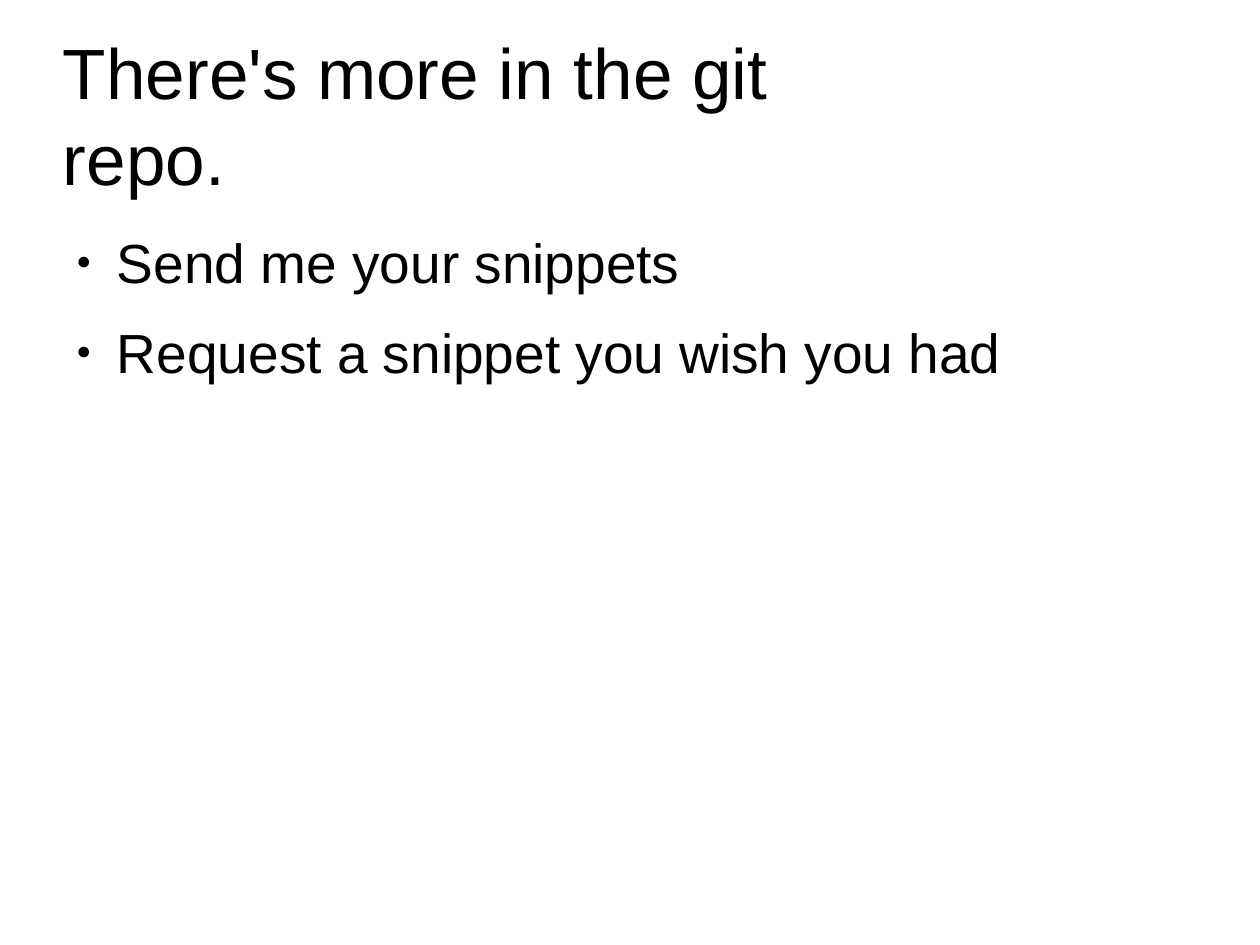
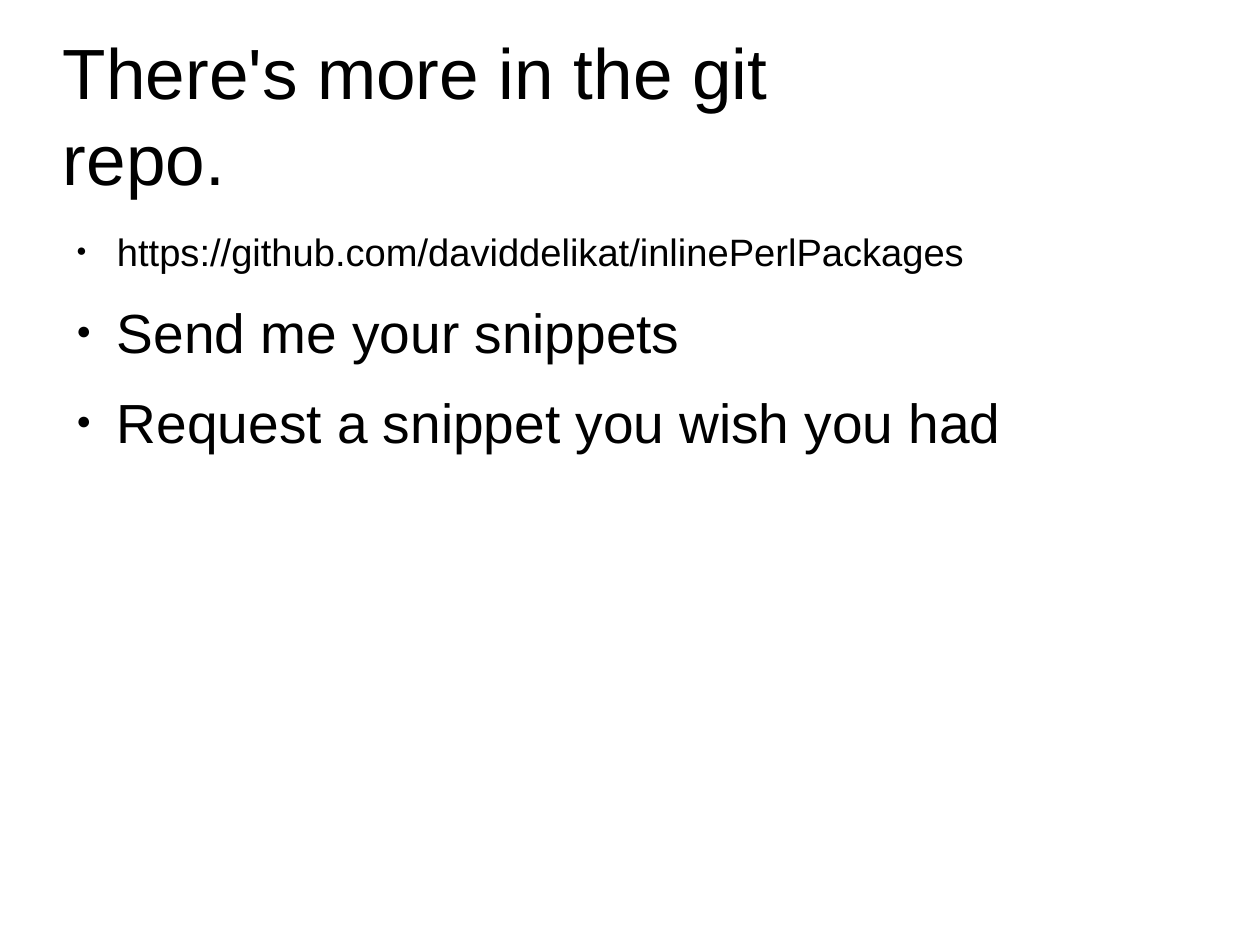
Before and after one commit to daviddelikat/inlinePerlPackages, a slide deck: slide 20 of docs/presentation.odp. Drawn at 1260x945 pixels with LibreOffice and Linux fonts; fonts in the diff are those of the drawing; background and template pictures are left out. Boxes give left, top, right and bottom in pixels: in the first picture for what was removed or moved away, otherwise in the second. Text is boxed around its words. In the diff, an @@ line names an element or a change of style, - is before the commit and + after.

```diff
--- a/docs/presentation.odp
+++ b/docs/presentation.odp
@@ text at (x1=117, y1=238, x2=964, y2=274): paragraph added @@
+● https://github.com/daviddelikat/inlinePerlPackages
```
Also in this commit, not shown: 3 other slides changed, 1 other file.
